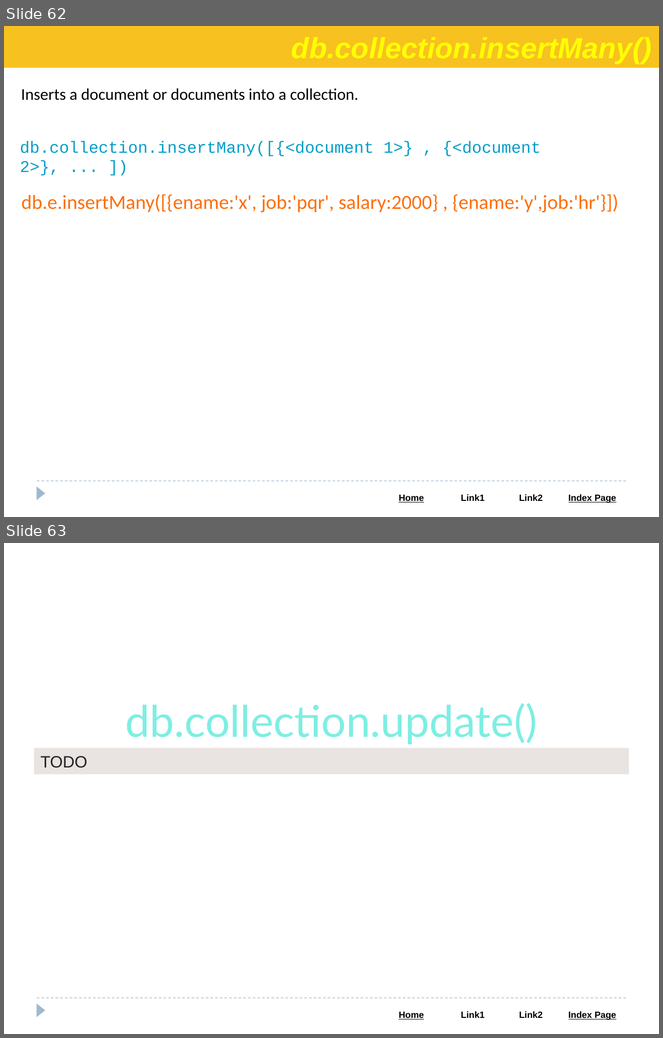
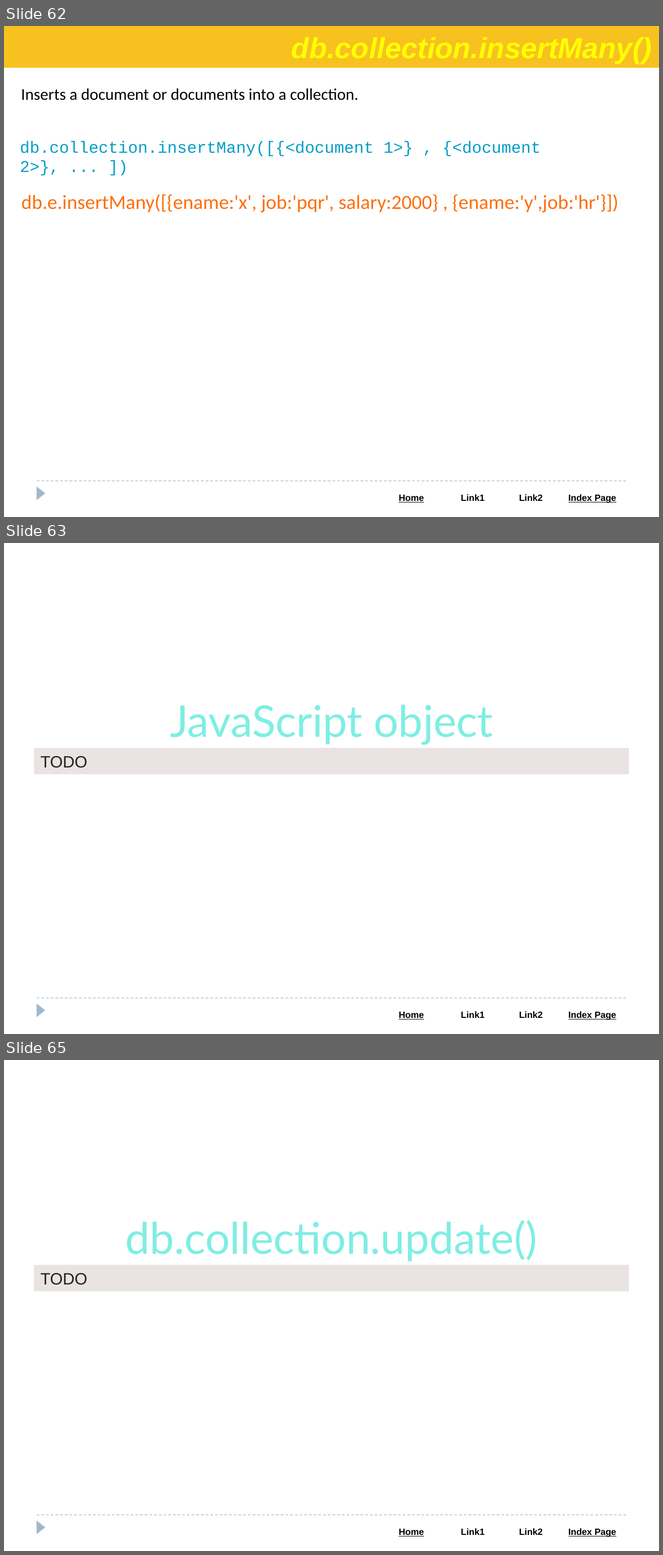
Before and after one commit to Saleel-Bagde/PPT-s, a slide deck: MongoDB PPT.pptx. Shown one above the other, each under a label of ours: slides 62 and 63 before the commit, slides 62, 63 and 65 after it; the slides between them are not shown. The pictures are 663x1038 and 663x1555 pixels, drawn with LibreOffice and Linux fonts; fonts in the diff are those of the drawing. Boxes give left, top, right and bottom in pixels: in the first picture for what was removed or moved away, otherwise in the second. Text is boxed around its words. In the diff, an @@ line names an element or a change of style, - is before the commit and + after.

```diff
--- a/MongoDB PPT.pptx
+++ b/MongoDB PPT.pptx
@@ slide 63 added at box(4, 543, 659, 1034), background #FFFFFF; not listed: 3 template elements that a slide beside it also shows @@
@@ text added at box(170, 705, 493, 745), 48 pt, text #7EEEE3 @@
+JavaScript object
@@ rectangle added at box(34, 748, 629, 774), fill #E9E3E1, 18 pt, text #222222 @@
+TODO
@@ what was slide 63 is now slide 65 @@
```
Also in this commit, not shown: 1 other slide added.
